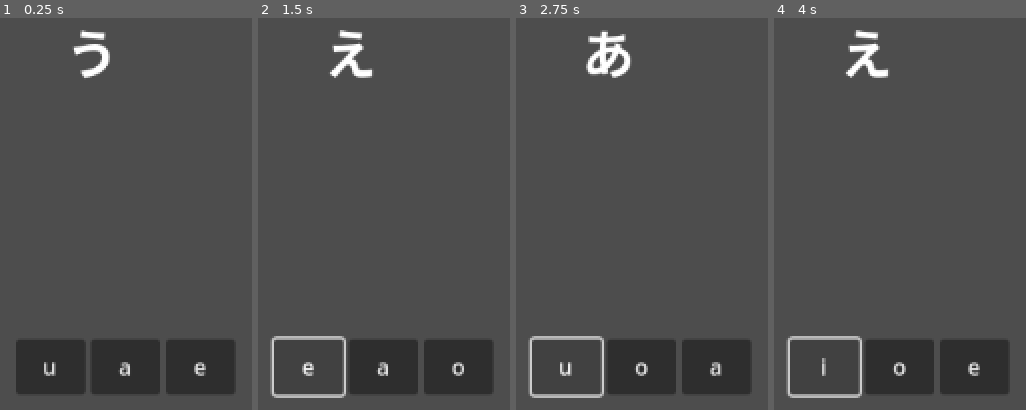
Above: before the commit, frames 1-4 (left to right).
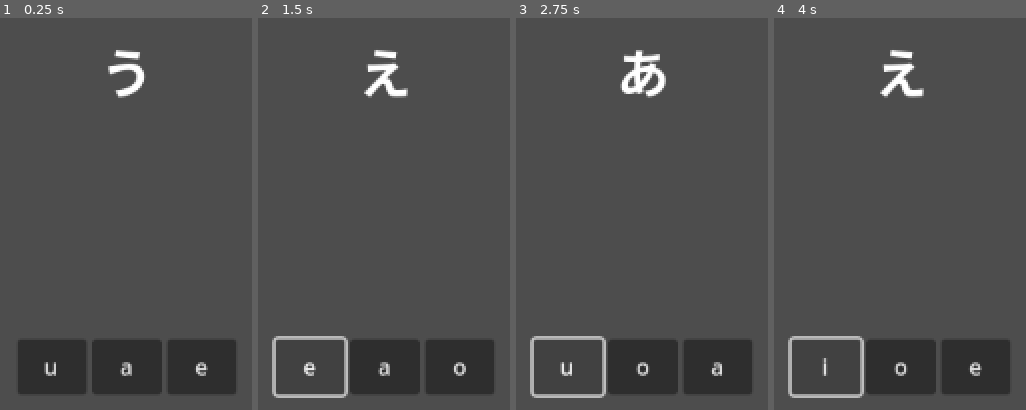
Above: after the commit, the same moments.

Repository: itsbeesfan/kana-warrior
Game: Godot game, scene res://quiz.tscn
Two runs of this game, one before a commit and one after it. Both use one fixed random seed, a clock stepped at 60 frames per second and the inputs below. The project has no main scene, so this scene is started directly.
Inputs:
- Up to frame 1 (0.25 s): no input
- Up to frame 2 (1.5 s): click "a" at 0.5 s; click "o" at 1.25 s
- Up to frame 3 (2.75 s): click "e" at 2 s
- Up to frame 4 (4 s): click "a" at 2.75 s; click "a" at 3.5 s

The runs differ from the first frame. In frame 1, 2.0% of the frame differs, in the area x 17-83%, y 3-96%; in frame 2, 3.0%; in frame 3, 3.7%, in the area x 4-82%, y 3-97%; in frame 4, 3.0%.

Commit message:
centered kana + romaji options

Diff:
--- a/kana-warrior/quiz.tscn
+++ b/kana-warrior/quiz.tscn
@@ -14,17 +14,17 @@
 [node name="hiragana" type="Label" parent="."]
 layout_mode = 1
 anchors_preset = -1
-anchor_left = 0.5
-anchor_top = 0.14400001
-anchor_right = 0.5
-anchor_bottom = 0.14400001
-offset_left = -44.0
-offset_top = -26.312004
-offset_right = 44.0
-offset_bottom = 26.687996
+anchor_left = 0.48999998
+anchor_top = 0.125
+anchor_right = 0.48999998
+anchor_bottom = 0.125
+offset_left = 0.52001953
+offset_right = 22.52002
+offset_bottom = 53.0
 grow_horizontal = 2
 theme_override_font_sizes/font_size = 38
-text = "aaaa"
+text = "a"
+metadata/_edit_use_anchors_ = true
 
 [node name="buttons" type="HBoxContainer" parent="."]
 layout_mode = 1
@@ -33,7 +33,7 @@
 anchor_top = 0.5
 anchor_right = 0.5
 anchor_bottom = 0.5
-offset_left = -286.50003
+offset_left = -286.5
 offset_top = -20.0
 offset_right = 286.5
 offset_bottom = 20.0
